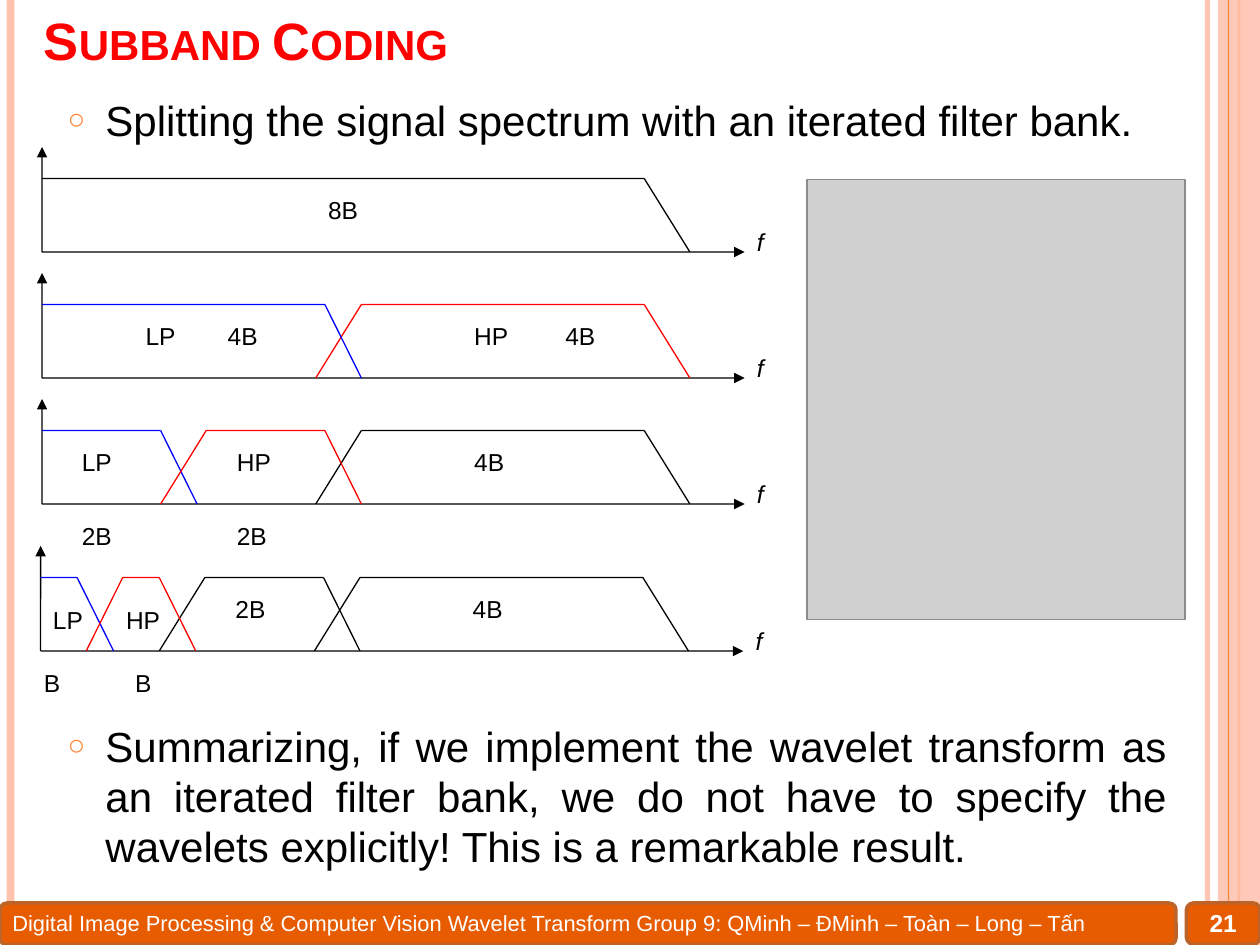
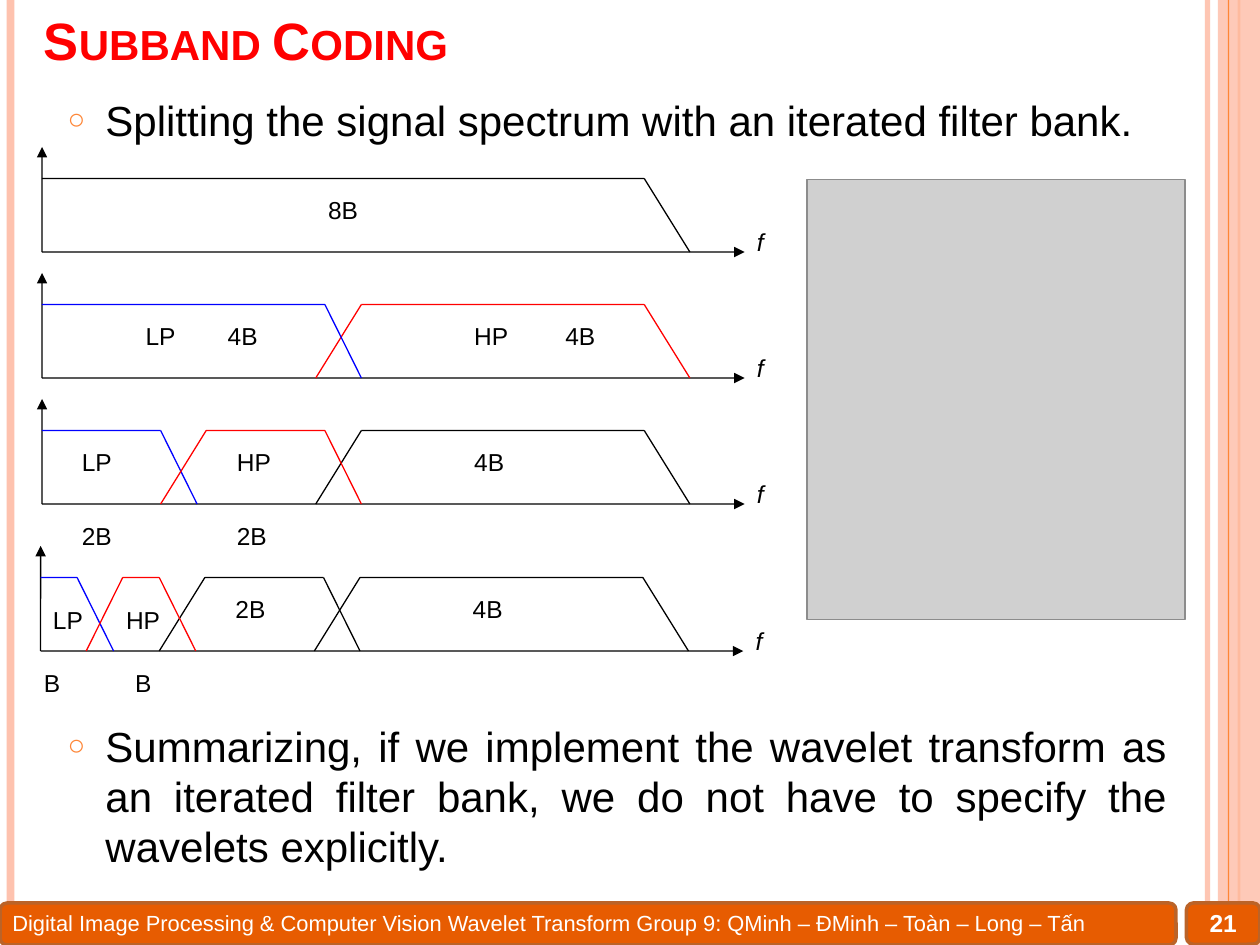
Before and after one commit to Alex7Huynh/dip-g9, a slide deck: slide 21 of 6. PPT/Wavelet transform.pptx. Drawn at 1260x945 pixels with LibreOffice and Linux fonts; fonts in the diff are those of the drawing; grey boxes stand for pictures. Boxes give left, top, right and bottom in pixels: in the first picture for what was removed or moved away, otherwise in the second. Text is boxed around its words. In the diff, an @@ line names an element or a change of style, - is before the commit and + after.

```diff
--- a/6. PPT/Wavelet transform.pptx
+++ b/6. PPT/Wavelet transform.pptx
@@ text at [105, 731, 1166, 871]: text changed @@
-○ Summarizing, if we implement the wavelet transform as an iterated filter bank, we do not have to specify the wavelets explicitly! This is a remarkable result.
+○ Summarizing, if we implement the wavelet transform as an iterated filter bank, we do not have to specify the wavelets explicitly.
```
Also in this commit, not shown: 8 other slides changed, 1 slide added, 1 slide removed, 31 other files.
